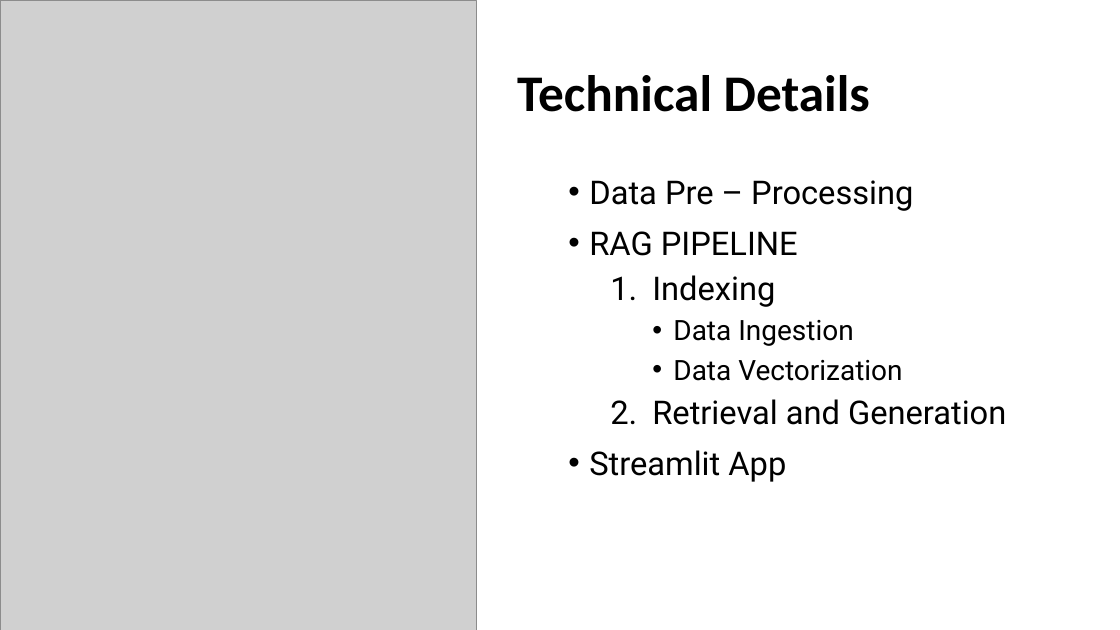
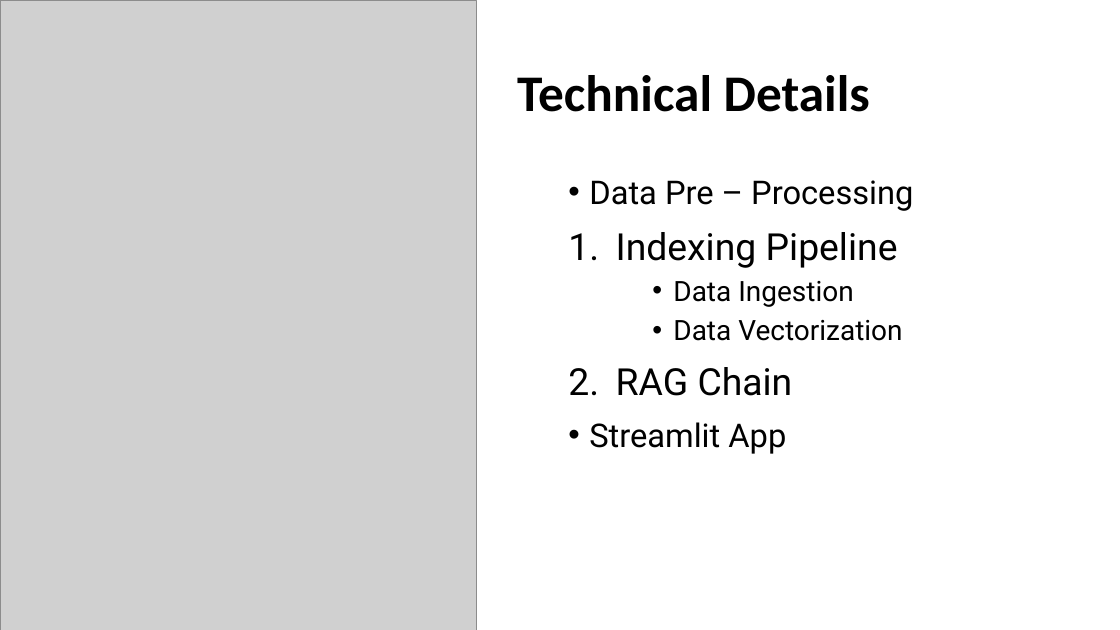
Before and after one commit to maryamfarooq13/FAQ-RAG-Application, a slide deck: slide 13 of Project Presentation.pptx. Drawn at 1120x630 pixels with LibreOffice and Linux fonts; fonts in the diff are those of the drawing; grey boxes stand for pictures. Boxes give left, top, right and bottom in pixels: in the first picture for what was removed or moved away, otherwise in the second. Text is boxed around its words. In the diff, an @@ line names an element or a change of style, - is before the commit and + after.

```diff
--- a/Project Presentation.pptx
+++ b/Project Presentation.pptx
@@ text at bbox=[616, 232, 898, 268]: text changed; size 28 to 32 pt @@
-• RAG PIPELINE
-  1. Indexing
+1. Indexing Pipeline
@@ text at bbox=[616, 367, 793, 396]: text changed; size 28 to 32 pt @@
-  2. Retrieval and Generation
+2. RAG Chain
```
Also in this commit, not shown: 13 other slides changed, 6 slides added, 8 slides removed, 7 other files.
